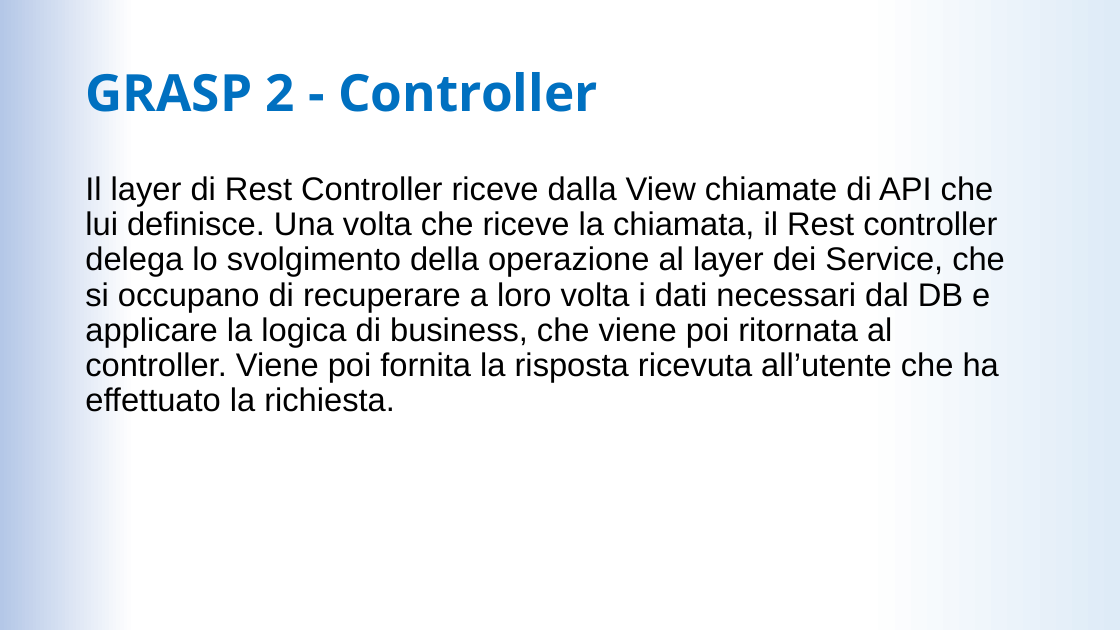
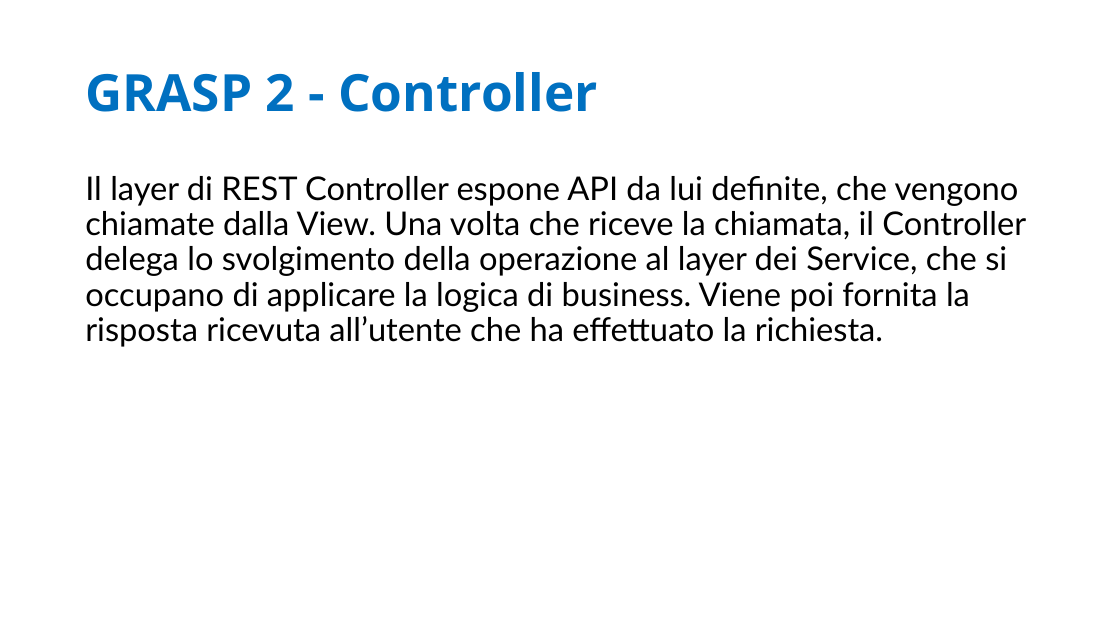
Before and after one commit to LDolzanelli/progettoIngegneria, a slide deck: slide 8 of doc/Presentazione/Presentazione_ingsw_parteB.pptx. Drawn at 1120x630 pixels with LibreOffice and Linux fonts; fonts in the diff are those of the drawing. Boxes give left, top, right and bottom in pixels: in the first picture for what was removed or moved away, otherwise in the second. Text is boxed around its words. In the diff, an @@ line names an element or a change of style, - is before the commit and + after.

```diff
--- a/doc/Presentazione/Presentazione_ingsw_parteB.pptx
+++ b/doc/Presentazione/Presentazione_ingsw_parteB.pptx
@@ background gradient #DEEBF7 to #FFFFFF to #B4C7E7 to #FFFFFF @@
@@ text at bbox=[85, 176, 1026, 347]: text changed; font Arial to Lato @@
-Il layer di Rest Controller riceve dalla View chiamate di API che lui definisce. Una volta che riceve la chiamata, il Rest controller delega lo svolgimento della operazione al layer dei Service, che si occupano di recuperare a loro volta i dati necessari dal DB e applicare la logica di business, che viene poi ritornata al controller. Viene poi fornita la risposta ricevuta all’utente che ha effettuato la richiesta.
+Il layer di REST Controller espone API da lui definite, che vengono chiamate dalla View. Una volta che riceve la chiamata, il Controller delega lo svolgimento della operazione al layer dei Service, che si occupano di applicare la logica di business. Viene poi fornita la risposta ricevuta all’utente che ha effettuato la richiesta.
```
Also in this commit, not shown: 27 other slides changed, 1 other file.
